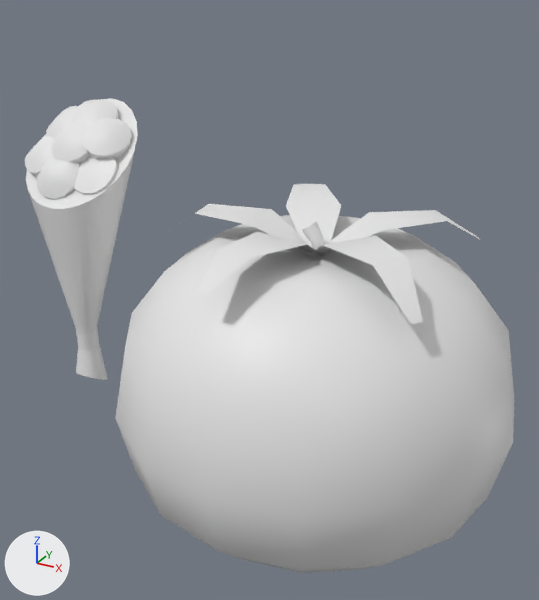
The FBX model Assets/Scenes/meshes/FBXs/throwables.fbx as it was, and as the next commit left it.
Rendered twice from a 50 mm camera at (-2.307, -0.833, 1.467) aimed at (-2.643, -0.221, 1.161). Every picture has the same lights, and +X, +Y and +Z are marked at lower left. Where no turn or scale is listed for an object, it has been applied to the vertices.

Names of what the first picture shows: 'Bouquet', 'Flowers', 'Sphere'.
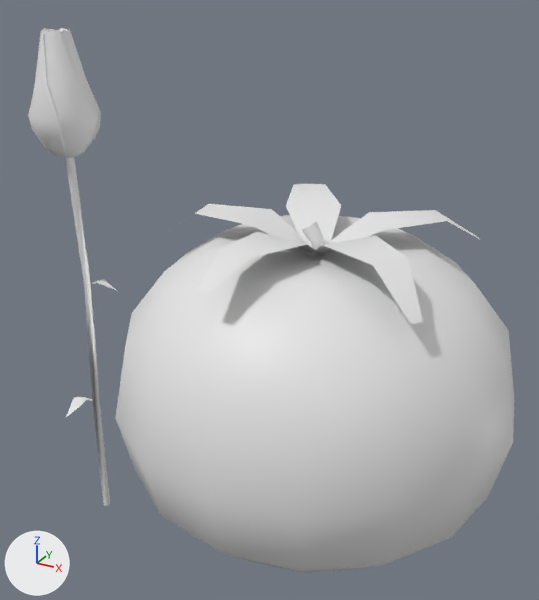
Commit message: Added: New Throwables

Location of each change, [x1, y1, x2, y2] in pixels of the pictures (539 x 600 px):
'Bouquet', deleted: before [26, 98, 138, 380]
'Flower', added: after [28, 28, 116, 506]
'Flowers', deleted: before [25, 100, 132, 199]

Edits to the bpy script that builds the scene:
```text
Add me_cylinder_005:
    me_cylinder_005.from_pydata(...)  # 267 vertices, 295 faces; spans x -0.036..0.036, y -0.036..0.036, z -0.557..0.023
Remove ob_bouquet:
    ob_bouquet = bpy.data.objects.new('Bouquet', me_cylinder_002)
    ob_bouquet.location = (-2.868, -0.246, 1.026)
Remove ob_flowers:
    ob_flowers = bpy.data.objects.new('Flowers', me_cube_024)
    ob_flowers.location = (-2.867, -0.234, 1.294)
Add ob_flower:
    ob_flower = bpy.data.objects.new('Flower', me_cylinder_005)
    ob_flower.location = (-2.868, -0.25, 1.394)
```
